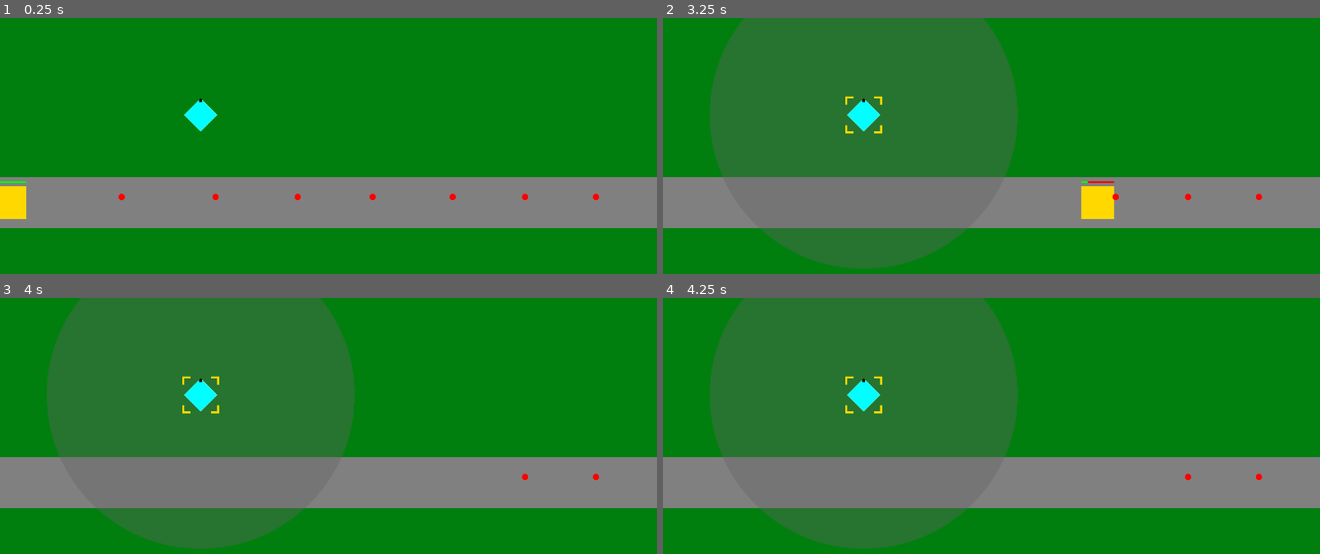
Above: before the commit, frames 1-4 (two rows, left to right).
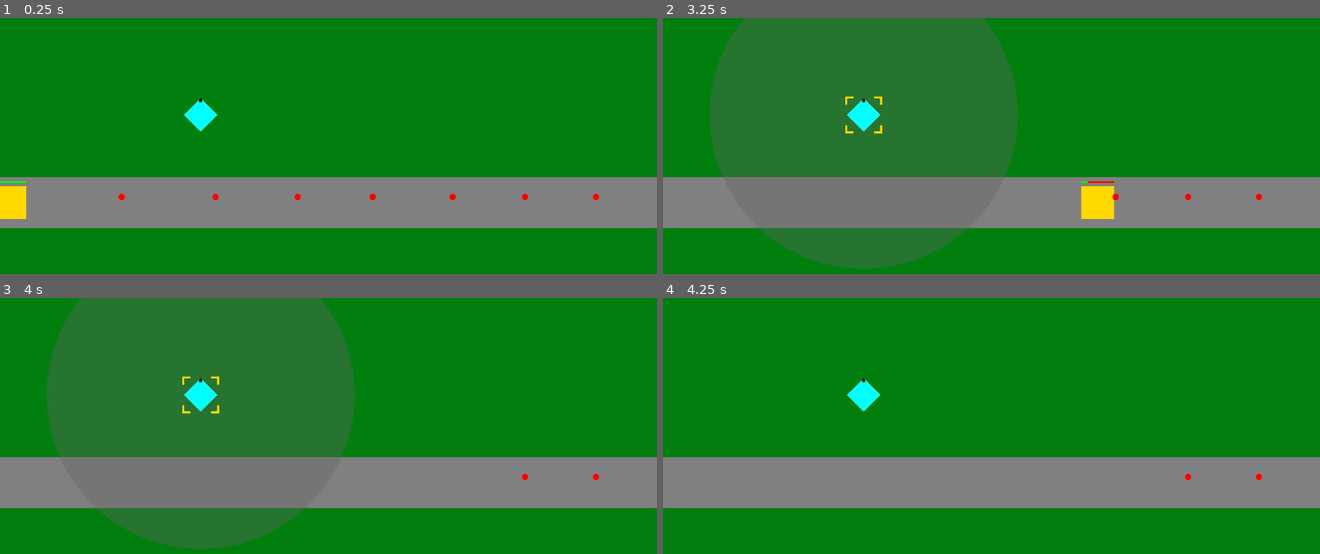
Above: after the commit, the same moments.

Repository: phrasmotica/godot-tower-defence
Game: Godot game, scene res://scenes/game.tscn
Two runs of this game, one before a commit and one after it. Both use one fixed random seed, a clock stepped at 60 frames per second and the inputs below.
Inputs (mouse positions are in pixels of both pictures, inside the frame that each line leads up to):
- Up to frame 1 (0.25 s): no input
- Up to frame 2 (3.25 s): move the mouse to (866, 115) at 0.52 s; click (866, 115) at 0.67 s; move the mouse to (860, 220) at 1.27 s; click (860, 220) at 1.42 s; move the mouse to (1057, 120) at 2.02 s; click (1057, 120) at 2.17 s; move the mouse to (outside the picture) at 2.77 s; click (outside the picture) at 2.92 s
- Up to frame 3 (4 s): move the mouse to (525, 538) at 3.52 s; click (525, 538) at 3.67 s
- Up to frame 4 (4.25 s): tap Escape (ui_cancel) at 4.15 s

Frames 1-3 are identical in both runs. In frame 4, 31% of the frame differs, in the area x 7-54%, y 0-99%.

Commit message:
Allow deselecting a tower with Escape key

Diff:
--- a/scripts/tower.gd
+++ b/scripts/tower.gd
@@ -1,12 +1,33 @@
-extends Node2D
+class_name Tower extends Node2D
 
 @onready var range_node = $Range
 @onready var selection_node = $Selection
 
 var is_selected = false
 
+signal on_selected
+signal on_deselected
+
 func _ready():
+	deselect()
+
+func _process(delta):
+	if Input.is_action_just_pressed("ui_cancel"):
+		deselect()
+
+func select():
+	selection_node.show()
+	range_node.show()
+	is_selected = true
+
+	on_selected.emit()
+
+func deselect():
+	selection_node.hide()
 	range_node.hide()
+	is_selected = false
+
+	on_deselected.emit()
 
 func _on_collision_area_mouse_entered():
 	range_node.show()
@@ -17,5 +38,4 @@
 
 func _on_collision_area_input_event(viewport:Node, event:InputEvent, shape_idx:int):
 	if event.is_pressed():
-		selection_node.show()
-		is_selected = true
+		select()
